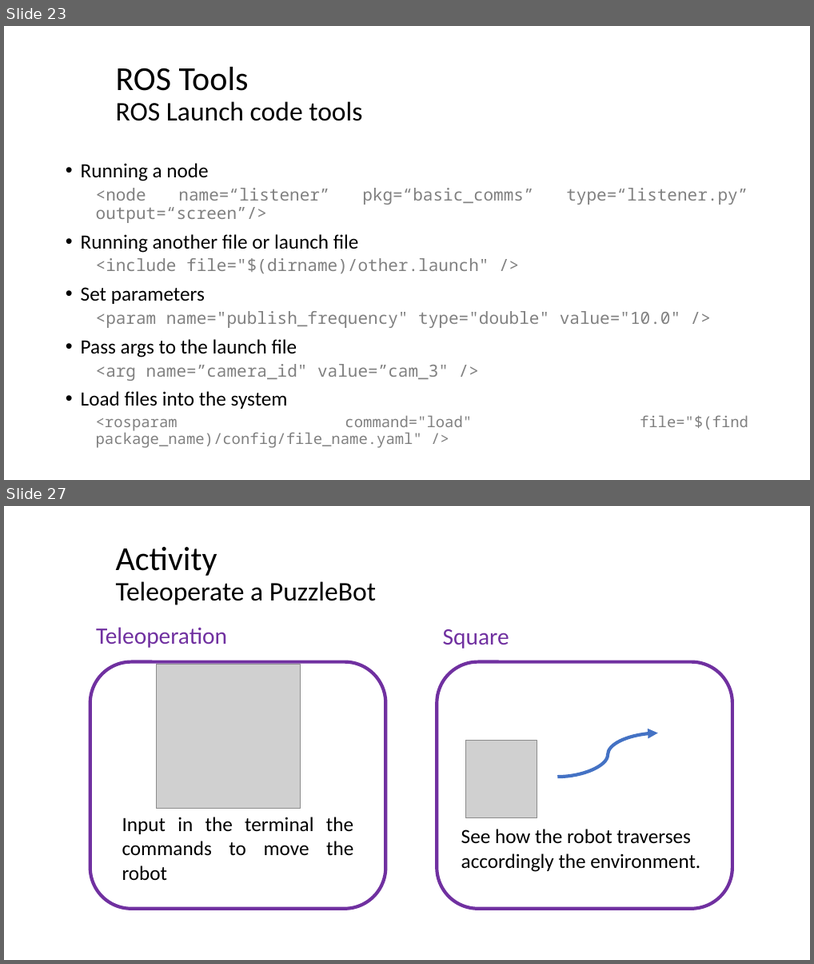
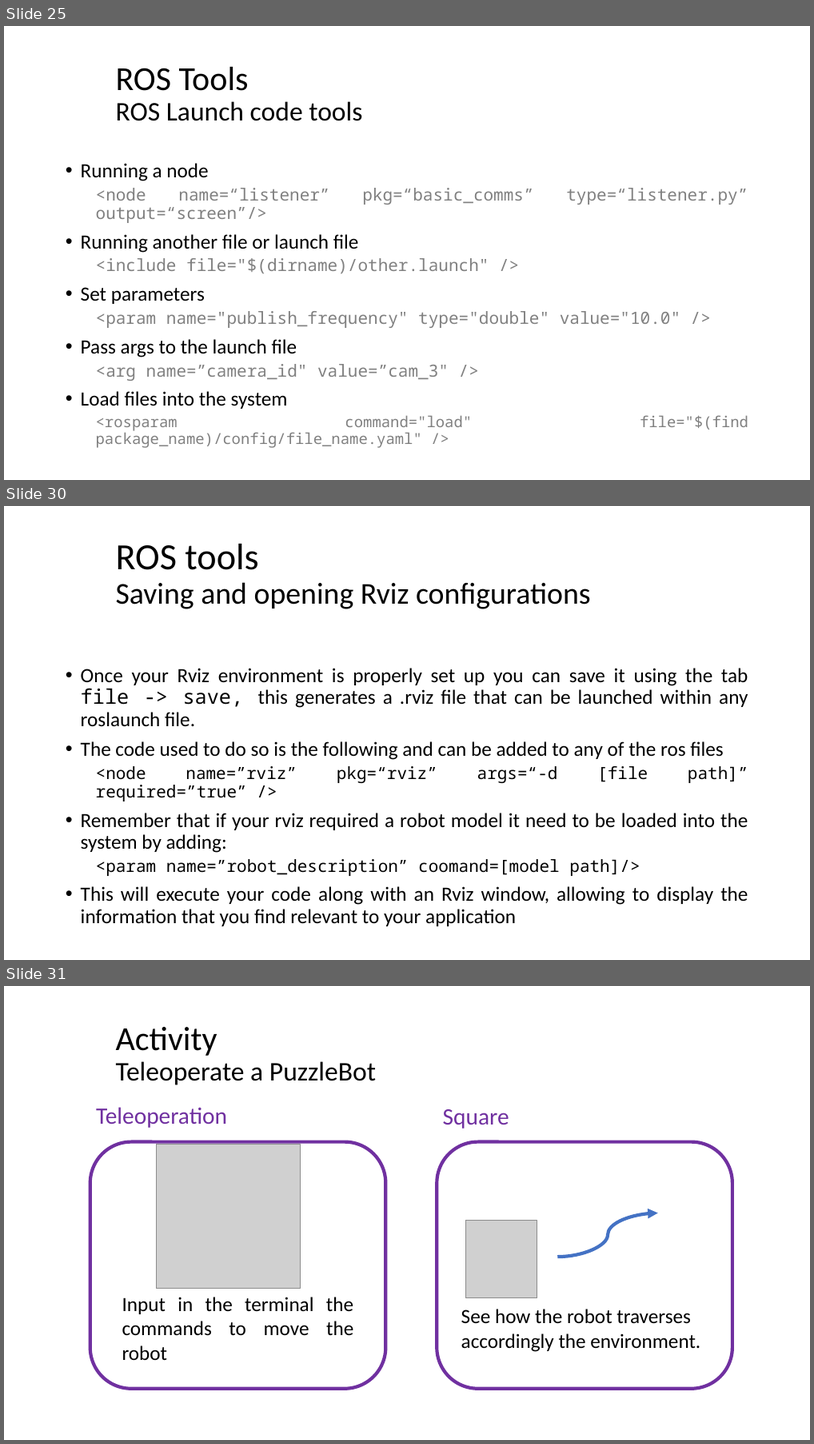
Before and after one commit to josefigarola/ManipulatorsFeb2022-Students, a slide deck: 17_02_2022/Introduction to ROS.pptx. Shown one above the other, each under a label of ours: slides 23 and 27 before the commit, slides 25, 30 and 31 after it; the slides between them are not shown. The pictures are 814x964 and 814x1444 pixels, drawn with LibreOffice and Linux fonts; fonts in the diff are those of the drawing; grey boxes stand for pictures; background and template pictures are left out. Boxes give left, top, right and bottom in pixels: in the first picture for what was removed or moved away, otherwise in the second. Text is boxed around its words. In the diff, an @@ line names an element or a change of style, - is before the commit and + after.

```diff
--- a/17_02_2022/Introduction to ROS.pptx
+++ b/17_02_2022/Introduction to ROS.pptx
@@ slide 30 added at [4, 506, 810, 960], background #FFFFFF @@
@@ title added at [116, 544, 591, 609], 36 pt, text #000000 @@
+ROS tools
+Saving and opening Rviz configurations
@@ text added at [81, 668, 749, 926], 24 pt, text #000000 @@
+• Once your Rviz environment is properly set up you can save it using the tab file -> save, this generates a .rviz file that can be launched within any roslaunch file.
+• The code used to do so is the following and can be added to any of the ros files
+  <node name=”rviz” pkg=“rviz” args=“-d [file path]” required=”true” />
+• Remember that if your rviz required a robot model it need to be loaded into the system by adding:
+  <param name=”robot_description” coomand=[model path]/>
+• This will execute your code along with an Rviz window, allowing to display the information that you find relevant to your application
@@ what was slide 23 is now slide 25 @@
@@ what was slide 27 is now slide 31 @@
```
Also in this commit, not shown: 1 slide changed, 3 other slides added.
